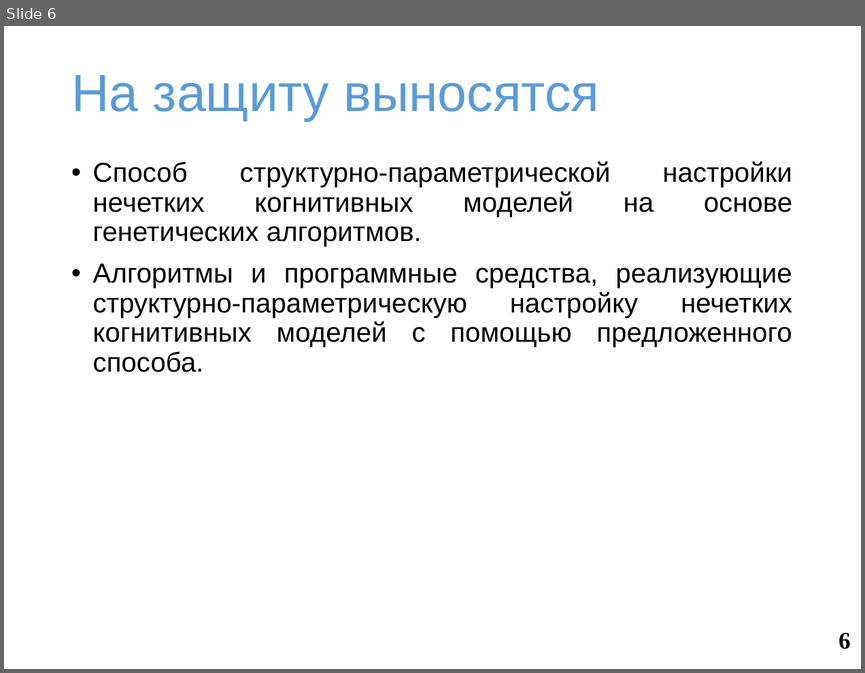
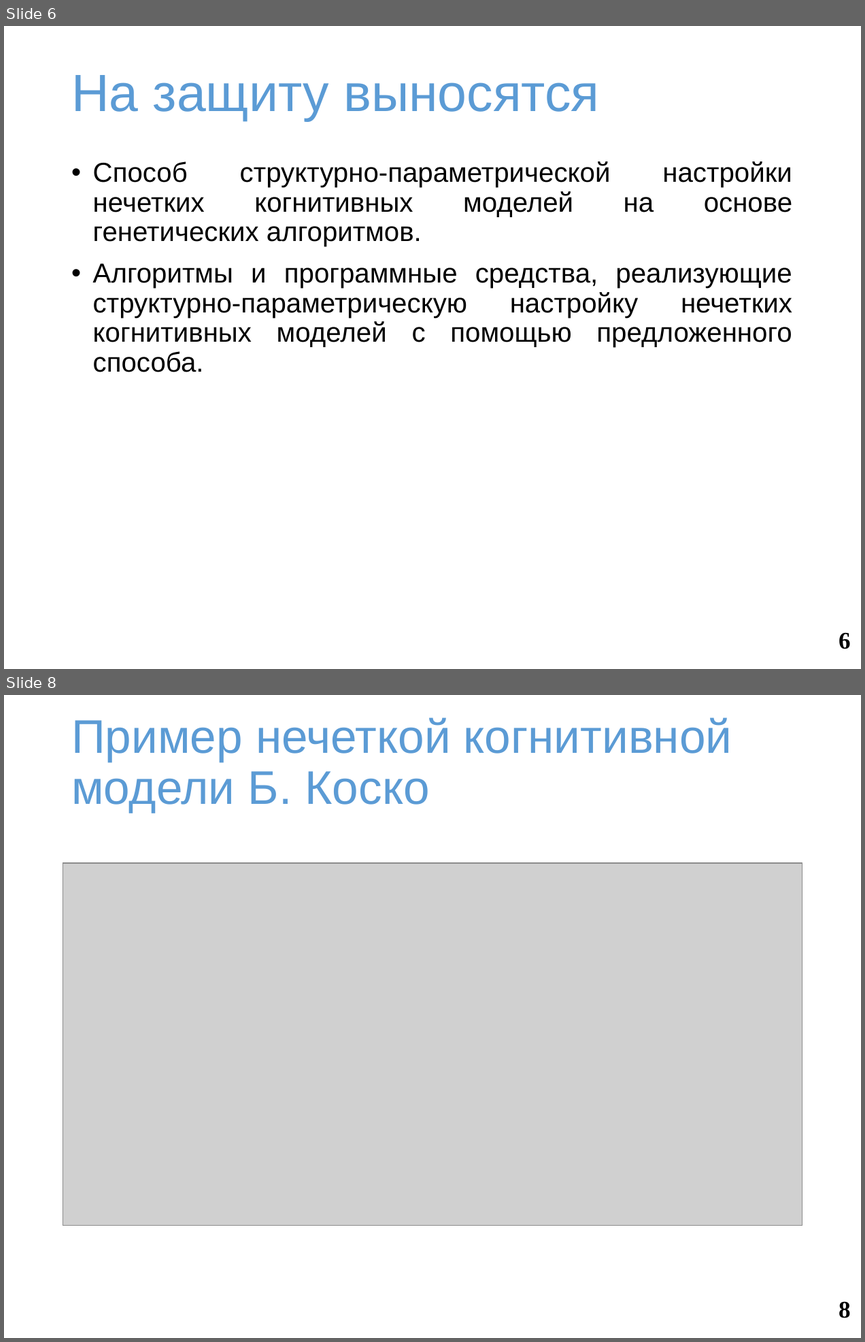
Before and after one commit to SquakR/fuzzy_cognitive_model, a slide deck: docs/presentation.pptx. Shown one above the other, each under a label of ours: slide 6 before the commit, slides 6 and 8 after it; the slides between them are not shown. The pictures are 865x673 and 865x1342 pixels, drawn with LibreOffice and Linux fonts; fonts in the diff are those of the drawing; grey boxes stand for pictures; background and template pictures are left out. Boxes give left, top, right and bottom in pixels: in the first picture for what was removed or moved away, otherwise in the second. Text is boxed around its words. In the diff, an @@ line names an element or a change of style, - is before the commit and + after.

```diff
--- a/docs/presentation.pptx
+++ b/docs/presentation.pptx
@@ slide 8 added at (4,695,861,1338), background #FFFFFF @@
@@ title added at (71,717,732,813), 39.6 pt, text #5B9BD5 @@
+Пример нечеткой когнитивной модели Б. Коско
@@ picture added at (63,863,802,1225) @@
@@ page number added at (838,1301,851,1318), 20 pt, text #000000, bold @@
+8
```
Also in this commit, not shown: 3 slides changed, 24 other slides added, 2 other files.
